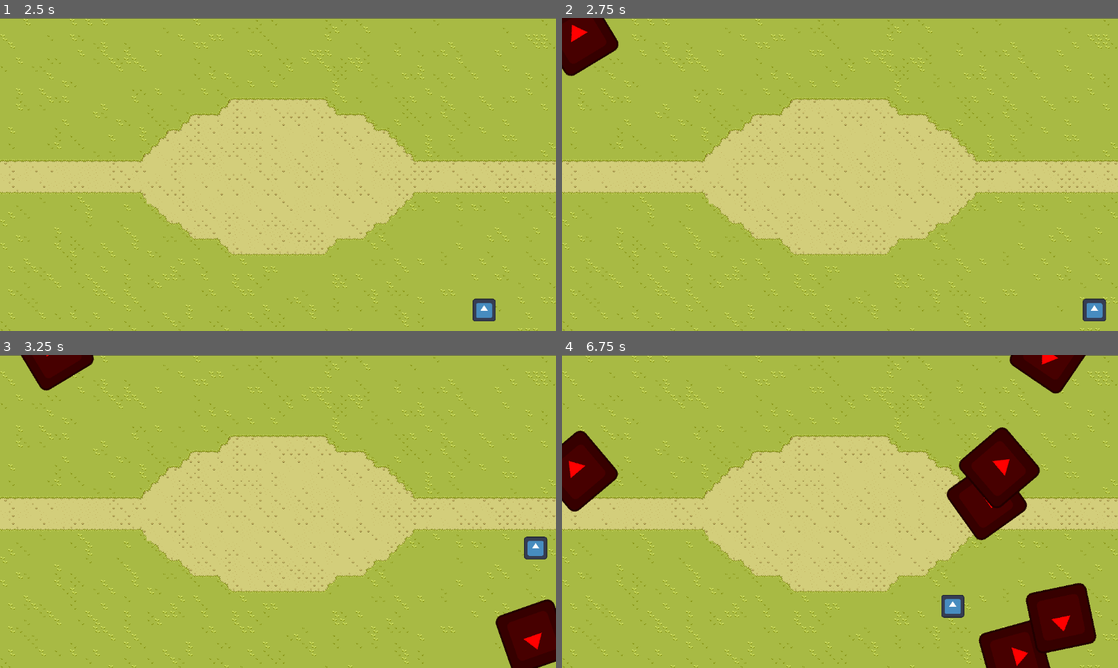
Above: before the commit, frames 1-4 (two rows, left to right).
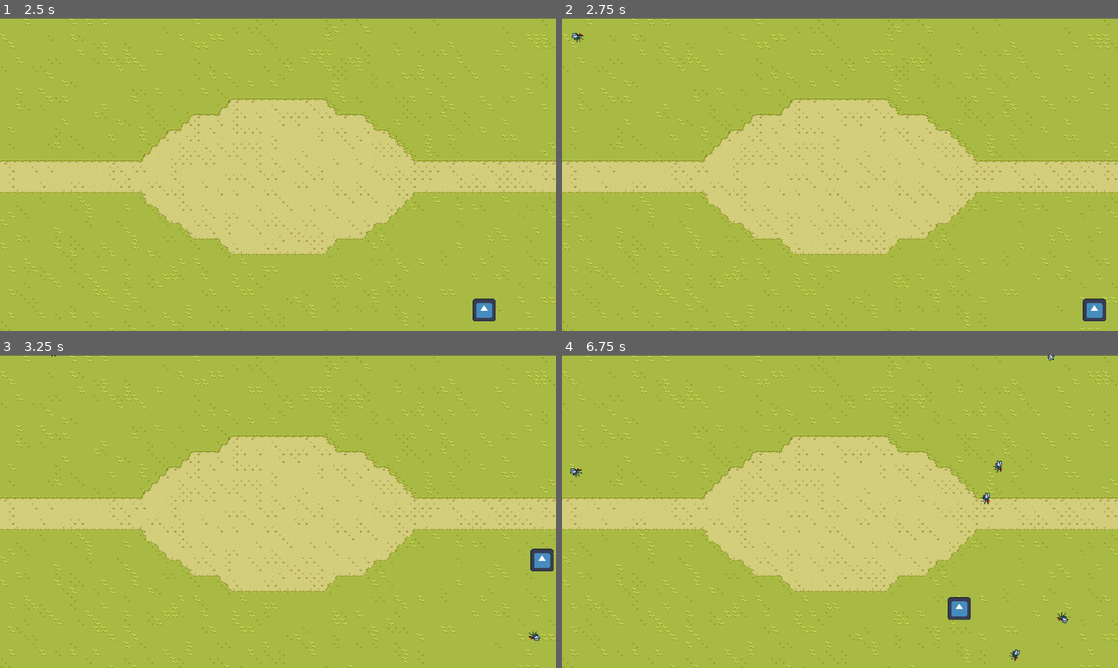
Above: after the commit, the same moments.

Repository: Aquiiia/Froggy-Quest
Game: Godot game, scene res://main/main.tscn
Same seed, same stepped clock (60 frames per second), same inputs: the game is played once before the commit and once after it. The engine's default icon, where the game draws it, is replaced by a stand-in: a white triangle on a blue panel in a dark square.
Inputs:
- Up to frame 1 (2.5 s): tap Enter at 0.5 s; hold D (right) 0.53-1.28 s; hold S (down) 1.28-2.03 s; hold D (right) from 2.03 s (still down)
- Up to frame 2 (2.75 s): keep holding D (right)
- Up to frame 3 (3.25 s): release D (right) at 2.78 s; hold W (up) from 2.78 s (still down)
- Up to frame 4 (6.75 s): release W (up) at 3.53 s; hold A (left) 3.53-5.03 s; hold S (down) 5.03-5.78 s; hold D (right) 5.78-6.53 s; hold W (up) from 6.53 s (still down)

Frame 1 is identical in both runs. In frame 2, 1.4% of the frame differs, in the area x 0-11%, y 0-19%; in frame 3, 3.3%; in frame 4, 10%, in the area x 0-97%, y 0-100%.

Commit message:
Update mob.tscn

Diff:
--- a/goon/mob.tscn
+++ b/goon/mob.tscn
@@ -1,9 +1,9 @@
 [gd_scene load_steps=3 format=3 uid="uid://ykk83t8bp70n"]
 
-[ext_resource type="Texture2D" uid="uid://dfj2eyul0agqv" path="res://froggy/icon.svg" id="1_2cp37"]
+[ext_resource type="Texture2D" uid="uid://c4qscm6isxhl6" path="res://img/swamp_fly.png" id="1_70hgw"]
 
 [sub_resource type="RectangleShape2D" id="RectangleShape2D_bqc3n"]
-size = Vector2(128, 130)
+size = Vector2(22, 19)
 
 [node name="Mob" type="RigidBody2D"]
 collision_mask = 0
@@ -11,12 +11,11 @@
 metadata/_edit_group_ = true
 
 [node name="CollisionShape2D" type="CollisionShape2D" parent="."]
-position = Vector2(-1, 6)
+position = Vector2(-3, 3.5)
 shape = SubResource("RectangleShape2D_bqc3n")
 
 [node name="Sprite2D" type="Sprite2D" parent="."]
-self_modulate = Color(1, 0, 0, 1)
 position = Vector2(0, 6)
-texture = ExtResource("1_2cp37")
+texture = ExtResource("1_70hgw")
 
 [node name="VisibleOnScreenNotifier2D" type="VisibleOnScreenNotifier2D" parent="."]
